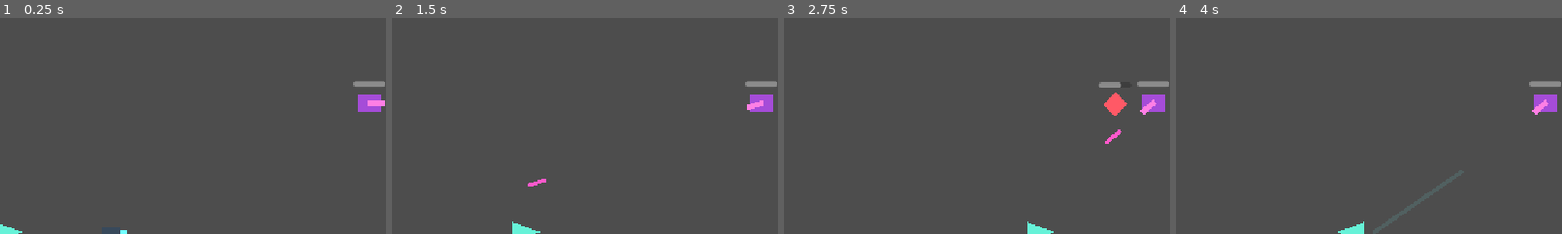
Above: before the commit, frames 1-4 (left to right).
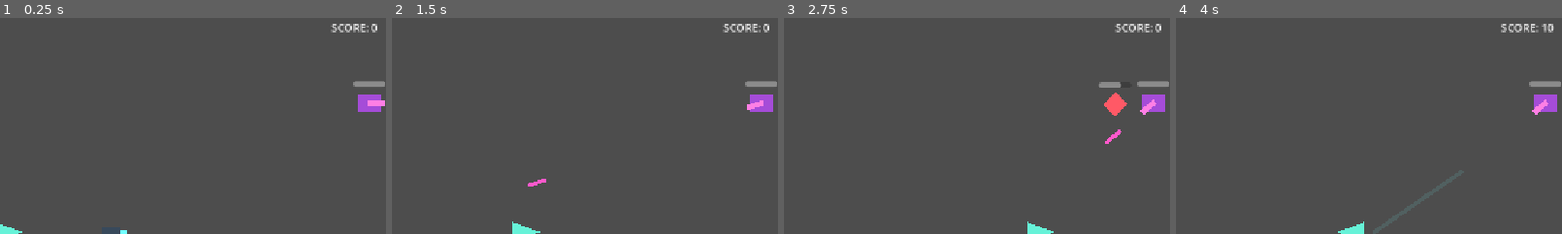
Above: after the commit, the same moments.

Repository: Zajaczkowski23/Bone-Rush
Game: Godot game, scene res://game/game.tscn
Two runs of this game, one before a commit and one after it. Both use one fixed random seed, a clock stepped at 60 frames per second and the inputs below.
Inputs (mouse positions are % of the whole screen's width and height, from its top left):
- Up to frame 1 (0.25 s): no input
- Up to frame 2 (1.5 s): tap Enter at 0.5 s; move the mouse to (72, 45) at 0.52 s; hold Right (ui_right) 0.53-1.25 s; click (72, 45) at 0.67 s; drag from (30, 55) to (97, 20) at 1.27 s
- Up to frame 3 (2.75 s): tap Space at 2 s; move the mouse to (60, 27) at 2.02 s; hold Right (ui_right) from 2.03 s (still down)
- Up to frame 4 (4 s): release Right (ui_right) at 2.75 s; drag from (45, 70) to (92, 20) at 2.77 s; move the mouse to (80, 65) at 3.52 s; hold Left (ui_left) from 3.53 s (still down)
The pictures show only the part of the screen within x 49-99%, y 0-50%; the shares and areas given below are measured in that part.

The runs differ from the first frame. In frame 1, 0.3% of the frame differs, in the area x 85-98%, y 2-7%; in frame 2, 0.3%; in frame 3, 0.3%; in frame 4, 0.3%, in the area x 84-98%, y 2-7%.

Commit message:
feat(score): implement score

Diff:
--- a/characters/enemies/enemy/enemy.gd
+++ b/characters/enemies/enemy/enemy.gd
@@ -1,4 +1,6 @@
 extends Area2D
+
+signal defeated(points: int)
 
 const PlayArea = preload("res://game/play_area.gd")
 const EDGE_MARGIN: float = 36.0
@@ -6,6 +8,7 @@
 @export var move_speed: float = 110.0
 @export var max_health: int = 30
 @export var contact_damage: int = 10
+@export var score_value: int = 10
 
 var health: int
 
@@ -43,4 +46,5 @@
 	health = maxi(health - amount, 0)
 	health_bar.value = health
 	if health == 0:
+		defeated.emit(score_value)
 		queue_free()
--- a/characters/enemies/shooter/shooter.tscn
+++ b/characters/enemies/shooter/shooter.tscn
@@ -7,6 +7,7 @@
 
 [node name="Shooter" type="Area2D" groups=["enemies"]]
 script = ExtResource("1_shooter")
+score_value = 20
 
 [node name="CollisionShape2D" type="CollisionShape2D" parent="."]
 shape = SubResource("CircleShape2D_shooter")
--- a/game/game.gd
+++ b/game/game.gd
@@ -6,7 +6,10 @@
 
 @export var max_enemies: int = 10
 
+var score: int = 0
 var _spawn_count: int = 0
+
+@onready var score_label: Label = $CanvasLayer/ScoreLabel
 
 
 func _ready() -> void:
@@ -23,5 +26,11 @@
 	var scene := SHOOTER_SCENE if _spawn_count % 3 == 0 else ENEMY_SCENE
 	_spawn_count += 1
 	var enemy := scene.instantiate() as Area2D
+	enemy.connect("defeated", _on_enemy_defeated)
 	add_child(enemy)
 	enemy.global_position = PlayArea.random_edge_position(self, 36.0)
+
+
+func _on_enemy_defeated(points: int) -> void:
+	score += points
+	score_label.text = "SCORE: %d" % score
--- a/game/game.tscn
+++ b/game/game.tscn
@@ -46,6 +46,16 @@
 mouse_filter = 2
 value = 100.0
 
+[node name="ScoreLabel" type="Label" parent="CanvasLayer"]
+anchor_left = 1.0
+anchor_right = 1.0
+offset_left = -200.0
+offset_top = 8.0
+offset_right = -24.0
+offset_bottom = 32.0
+text = "SCORE: 0"
+horizontal_alignment = 2
+
 [node name="PickupLabel" type="Label" parent="CanvasLayer"]
 visible = false
 offset_left = 24.0
